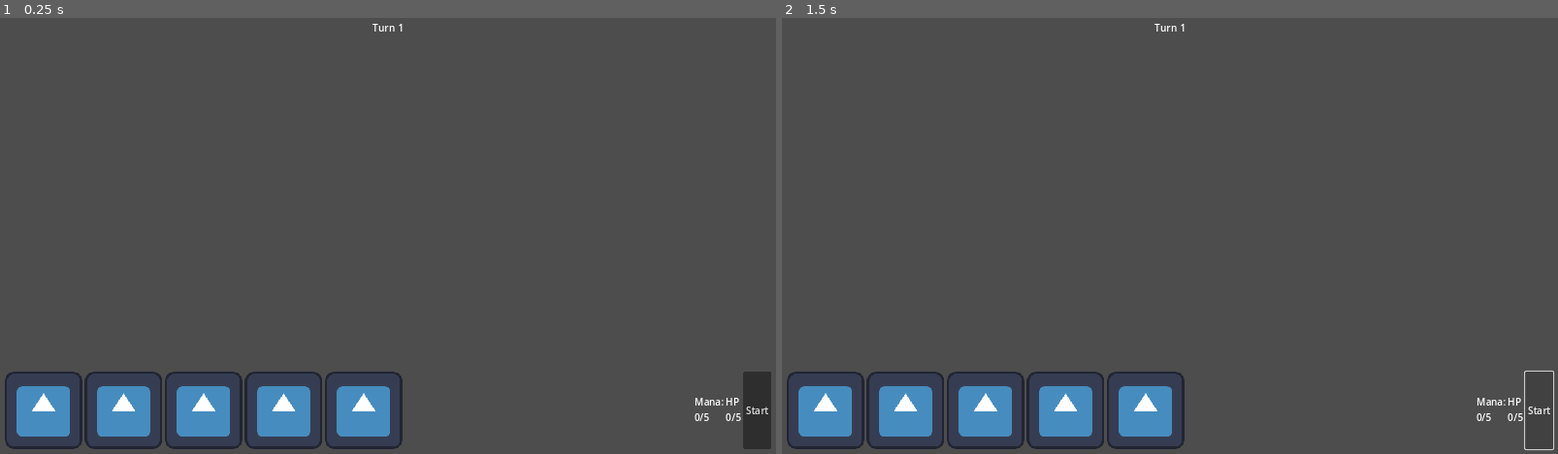
Above: before the commit, frames 1-2 (left to right).
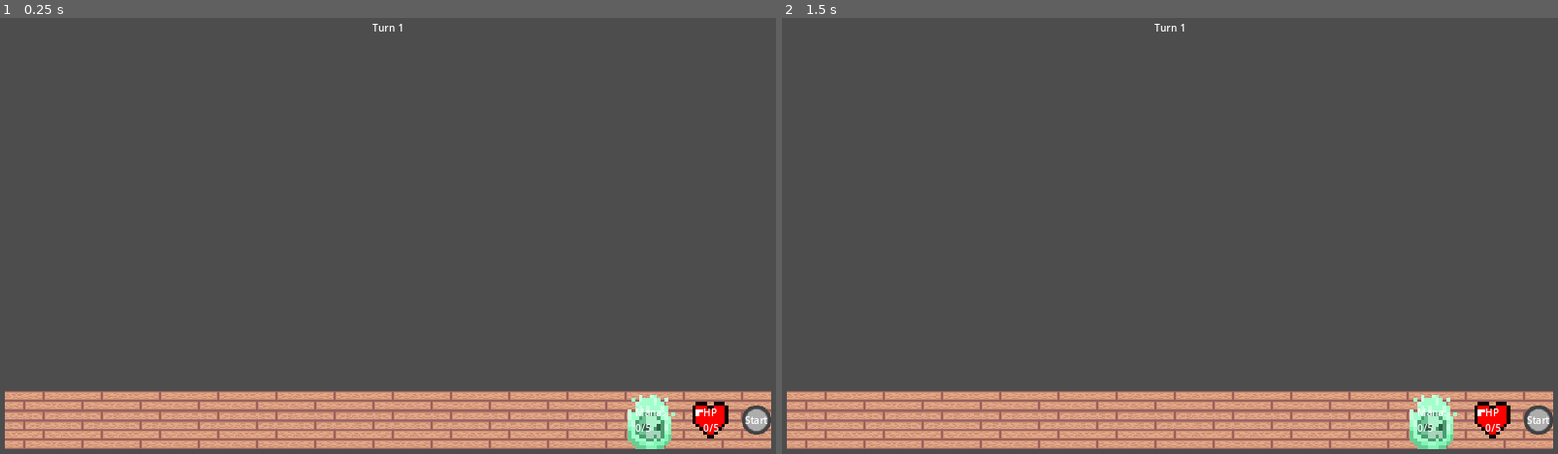
Above: after the commit, the same moments.

Repository: LLocke8/LudumDare55
Game: Godot game, scene res://Sistemi/UI.tscn
Two runs of this game, one before a commit and one after it. Both use one fixed random seed, a clock stepped at 60 frames per second and the inputs below. The project has no main scene, so this scene is started directly. The engine's default icon, where the game draws it, is replaced by a stand-in: a white triangle on a blue panel in a dark square.
Inputs:
- Up to frame 1 (0.25 s): no input
- Up to frame 2 (1.5 s): click "Start" at 0.5 s; click "Start" at 1.25 s

The runs differ from the first frame. In frame 1, 14% of the frame differs, in the area x 0-100%, y 81-99%; in frame 2, 14%.

Commit message:
Aggiunta grafica UI

Diff:
--- a/Sistemi/UI.tscn
+++ b/Sistemi/UI.tscn
@@ -1,7 +1,10 @@
-[gd_scene load_steps=3 format=3 uid="uid://c5x3yjh42e040"]
+[gd_scene load_steps=6 format=3 uid="uid://8ec3stwp4kj6"]
 
-[ext_resource type="Texture2D" uid="uid://cric6kp21ux0n" path="res://icon.svg" id="1_f84pw"]
 [ext_resource type="Script" path="res://Sistemi/UI.gd" id="1_mui3a"]
+[ext_resource type="Texture2D" uid="uid://dpc8vr66psw8" path="res://Sistemi/Hud.png" id="2_s0qk3"]
+[ext_resource type="Texture2D" uid="uid://m5pqdmx36kn8" path="res://Sistemi/Soul.png" id="3_6nc0u"]
+[ext_resource type="Texture2D" uid="uid://c6ove7sdauj5i" path="res://Sistemi/StartButton.png" id="3_8hfky"]
+[ext_resource type="Texture2D" uid="uid://b72ns088sslg" path="res://Sistemi/Hp.png" id="4_ksp7j"]
 
 [node name="Ui" type="Control"]
 layout_mode = 3
@@ -28,6 +31,11 @@
 theme_override_constants/margin_bottom = 8
 metadata/_edit_use_anchors_ = true
 
+[node name="Texture" type="TextureRect" parent="Panello_inferiore"]
+layout_mode = 2
+texture = ExtResource("2_s0qk3")
+stretch_mode = 1
+
 [node name="HBoxContainer" type="HBoxContainer" parent="Panello_inferiore"]
 layout_mode = 2
 alignment = 2
@@ -36,38 +44,71 @@
 layout_mode = 2
 size_flags_horizontal = 3
 
-[node name="TextureRect" type="TextureRect" parent="Panello_inferiore/HBoxContainer/Carte"]
+[node name="TextureRect" type="TextureRect" parent="Panello_inferiore/HBoxContainer"]
 layout_mode = 2
-texture = ExtResource("1_f84pw")
+size_flags_horizontal = 4
+texture = ExtResource("3_6nc0u")
+expand_mode = 2
 
-[node name="TextureRect2" type="TextureRect" parent="Panello_inferiore/HBoxContainer/Carte"]
-layout_mode = 2
-texture = ExtResource("1_f84pw")
-
-[node name="TextureRect3" type="TextureRect" parent="Panello_inferiore/HBoxContainer/Carte"]
-layout_mode = 2
-texture = ExtResource("1_f84pw")
-
-[node name="TextureRect4" type="TextureRect" parent="Panello_inferiore/HBoxContainer/Carte"]
-layout_mode = 2
-texture = ExtResource("1_f84pw")
-
-[node name="TextureRect5" type="TextureRect" parent="Panello_inferiore/HBoxContainer/Carte"]
-layout_mode = 2
-texture = ExtResource("1_f84pw")
-
-[node name="Mana" type="Label" parent="Panello_inferiore/HBoxContainer"]
-layout_mode = 2
+[node name="Mana" type="Label" parent="Panello_inferiore/HBoxContainer/TextureRect"]
+layout_mode = 1
+anchors_preset = 8
+anchor_left = 0.5
+anchor_top = 0.5
+anchor_right = 0.5
+anchor_bottom = 0.5
+offset_left = -24.0
+offset_top = -24.5
+offset_right = 24.0
+offset_bottom = 24.5
+grow_horizontal = 2
+grow_vertical = 2
 text = "Mana:
 0/5"
 
-[node name="HP" type="Label" parent="Panello_inferiore/HBoxContainer"]
+[node name="TextureRect2" type="TextureRect" parent="Panello_inferiore/HBoxContainer"]
 layout_mode = 2
+texture = ExtResource("4_ksp7j")
+expand_mode = 2
+
+[node name="HP" type="Label" parent="Panello_inferiore/HBoxContainer/TextureRect2"]
+layout_mode = 1
+anchors_preset = 8
+anchor_left = 0.5
+anchor_top = 0.5
+anchor_right = 0.5
+anchor_bottom = 0.5
+offset_left = -12.5
+offset_top = -24.5
+offset_right = 12.5
+offset_bottom = 24.5
+grow_horizontal = 2
+grow_vertical = 2
 text = "HP
 0/5"
 
-[node name="Start" type="Button" parent="Panello_inferiore/HBoxContainer"]
+[node name="Start" type="TextureButton" parent="Panello_inferiore/HBoxContainer"]
 layout_mode = 2
+texture_normal = ExtResource("3_8hfky")
+texture_pressed = ExtResource("3_8hfky")
+texture_hover = ExtResource("3_8hfky")
+texture_disabled = ExtResource("3_8hfky")
+texture_focused = ExtResource("3_8hfky")
+stretch_mode = 3
+
+[node name="Label" type="Label" parent="Panello_inferiore/HBoxContainer/Start"]
+layout_mode = 1
+anchors_preset = 8
+anchor_left = 0.5
+anchor_top = 0.5
+anchor_right = 0.5
+anchor_bottom = 0.5
+offset_left = -20.0
+offset_top = -11.5
+offset_right = 20.0
+offset_bottom = 11.5
+grow_horizontal = 2
+grow_vertical = 2
 text = "Start"
 
 [node name="Panello_superiore" type="MarginContainer" parent="."]
Binary file added: Sistemi/Hp.png
Not shown, added: Sistemi/Hp.png.import
Binary file added: Sistemi/Hud.png
Not shown, added: Sistemi/Hud.png.import
Binary file added: Sistemi/Soul.png
Not shown, added: Sistemi/Soul.png.import
Binary file added: Sistemi/StartButton.png
Not shown, added: Sistemi/StartButton.png.import
